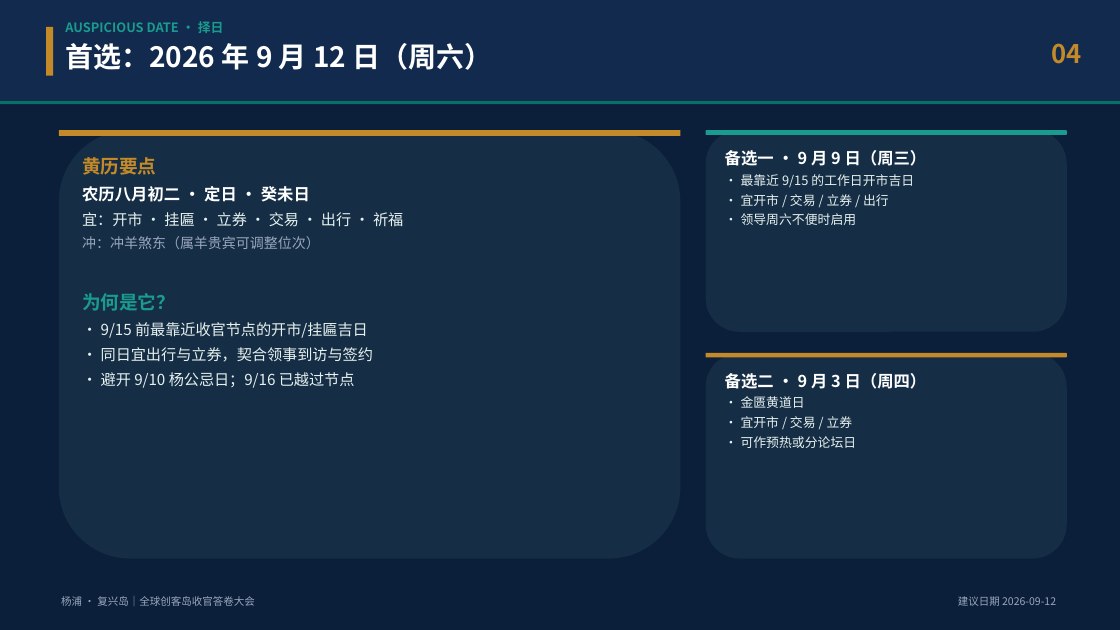
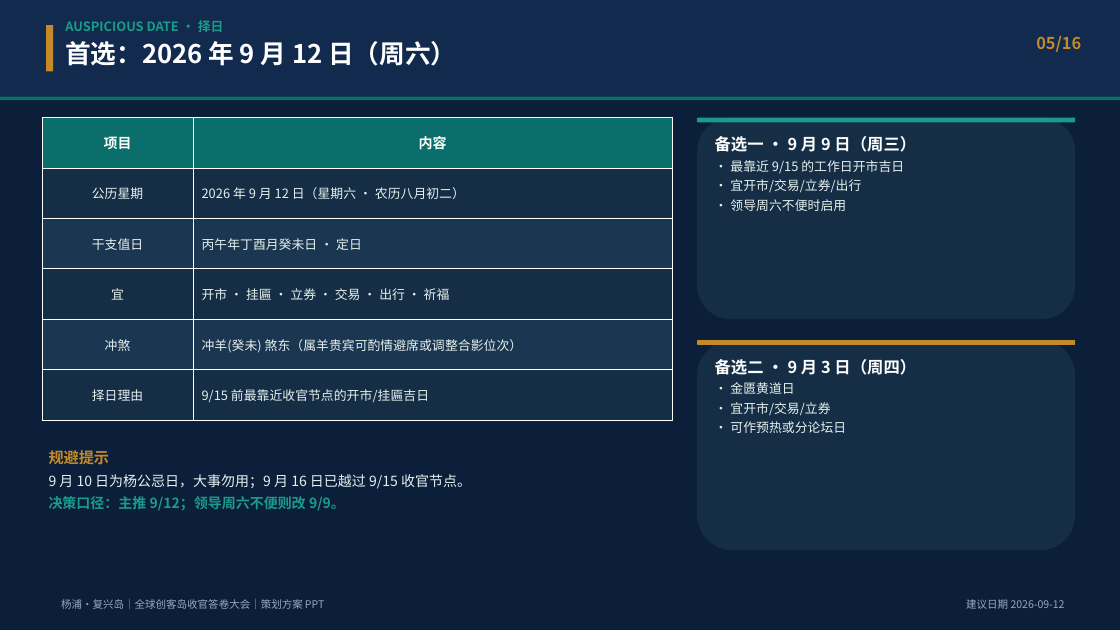
Before and after one commit to hujigang2010-maker/AIDEN, a slide deck: slide 5 of deliverables/复兴岛_全球创客岛_科创出海与具身智能国际大会_策划方案.pptx (slide 4 before the commit). Drawn at 1120x630 pixels with LibreOffice and Linux fonts; fonts in the diff are those of the drawing. Boxes give left, top, right and bottom in pixels: in the first picture for what was removed or moved away, otherwise in the second. Text is boxed around its words. In the diff, an @@ line names an element or a change of style, - is before the commit and + after.

```diff
--- a/deliverables/复兴岛_全球创客岛_科创出海与具身智能国际大会_策划方案.pptx
+++ b/deliverables/复兴岛_全球创客岛_科创出海与具身智能国际大会_策划方案.pptx
@@ rectangle resized from (x1=0, y1=0, x2=1120, y2=101) to (x1=0, y1=0, x2=1120, y2=97) @@
@@ rectangle moved from (x1=46, y1=27, x2=53, y2=76) to (x1=46, y1=25, x2=53, y2=71) @@
@@ text at (x1=65, y1=41, x2=456, y2=66): size 24 to 22 pt in "首选：2026 年 9 月 12 日（周六）" @@
@@ text at (x1=1036, y1=36, x2=1081, y2=52): text changed; size 22 to 14 pt @@
-04
+05/16
@@ rectangle moved from (x1=0, y1=101, x2=1120, y2=104) to (x1=0, y1=97, x2=1120, y2=100) @@
@@ table added at (x1=42, y1=118, x2=672, y2=420), 6 rows, 2 columns @@
+项目 | 内容
+公历星期 | 2026 年 9 月 12 日（星期六 · 农历八月初二）
+干支值日 | 丙午年丁酉月癸未日 · 定日
+宜 | 开市 · 挂匾 · 立券 · 交易 · 出行 · 祈福
+冲煞 | 冲羊(癸未) 煞东（属羊贵宾可酌情避席或调整合影位次）
+择日理由 | 9/15 前最靠近收官节点的开市/挂匾吉日
@@ rounded rectangle resized from (x1=706, y1=130, x2=1067, y2=332) to (x1=697, y1=118, x2=1075, y2=319) @@
@@ rounded rectangle resized from (x1=706, y1=130, x2=1067, y2=135) to (x1=697, y1=118, x2=1075, y2=123) @@
@@ rounded rectangle removed at (x1=59, y1=130, x2=681, y2=559) @@
@@ rectangle removed at (x1=59, y1=130, x2=681, y2=136) @@
@@ text "备选一 · 9 月 9 ..." moved from (x1=725, y1=150, x2=927, y2=225) to (x1=715, y1=136, x2=916, y2=211) @@
@@ text removed at (x1=82, y1=157, x2=403, y2=388) @@
-黄历要点
-农历八月初二 · 定日 · 癸未日
-宜：开市 · 挂匾 · 立券 · 交易 · 出行 · 祈福
-冲：冲羊煞东（属羊贵宾可调整位次）
-为何是它？
-· 9/15 前最靠近收官节点的开市/挂匾吉日
-· 同日宜出行与立券，契合领事到访与签约
-· 避开 9/10 杨公忌日；9/16 已越过节点
@@ text at (x1=730, y1=179, x2=861, y2=193): spaces changed @@
-· 宜开市 / 交易 / 立券 / 出行
+· 宜开市/交易/立券/出行
@@ rounded rectangle resized from (x1=706, y1=353, x2=1067, y2=559) to (x1=697, y1=340, x2=1075, y2=550) @@
@@ rounded rectangle resized from (x1=706, y1=353, x2=1067, y2=358) to (x1=697, y1=340, x2=1075, y2=345) @@
@@ text "备选二 · 9 月 3 ..." moved from (x1=725, y1=373, x2=927, y2=448) to (x1=715, y1=359, x2=916, y2=433) @@
@@ text at (x1=730, y1=402, x2=830, y2=416): spaces changed @@
-· 宜开市 / 交易 / 立券
+· 宜开市/交易/立券
@@ text added at (x1=49, y1=450, x2=471, y2=511), 12 pt, text #E6F0EE @@
+规避提示
+9 月 10 日为杨公忌日，大事勿用；9 月 16 日已越过 9/15 收官节点。
+决策口径：主推 9/12；领导周六不便则改 9/9。
@@ text at (x1=61, y1=599, x2=324, y2=609): text changed @@
-杨浦 · 复兴岛｜全球创客岛收官答卷大会
+杨浦·复兴岛｜全球创客岛收官答卷大会｜策划方案 PPT
@@ text "建议日期 2026-09-12" moved from (x1=958, y1=596, x2=1056, y2=606) to (x1=966, y1=599, x2=1065, y2=609) @@
```
Also in this commit, not shown: 13 other slides changed, 2 slides added, 4 other files.
